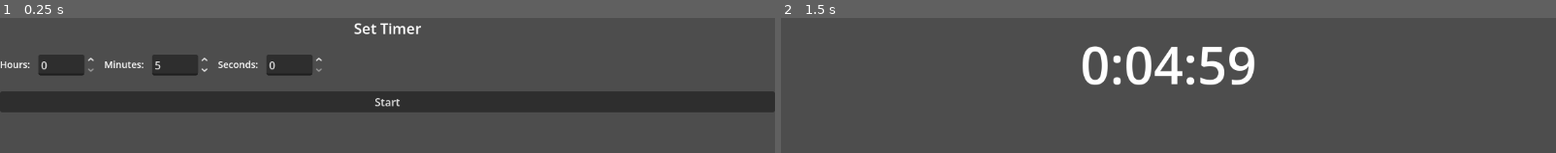
Above: before the commit, frames 1-2 (left to right).
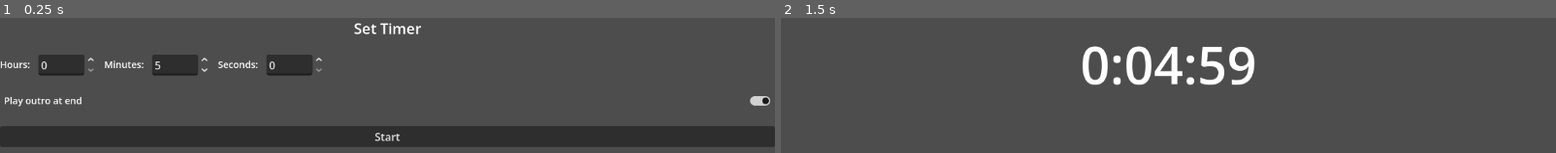
Above: after the commit, the same moments.

Repository: GiaZozula/timer-app
Game: Godot game, scene res://scenes/main.tscn
Two runs of this game, one before a commit and one after it. Both use one fixed random seed, a clock stepped at 60 frames per second and the inputs below.
Inputs:
- Up to frame 1 (0.25 s): no input
- Up to frame 2 (1.5 s): click "Start" at 0.5 s; tap Enter at 1.25 s

The runs differ from the first frame. In frame 1, 31% of the frame differs, in the area x 0-100%, y 54-96%; in frame 2, nothing differs.

Commit message:
add outro toggle and logic to pad the outro (to ensure no overlapping events)

Diff:
--- a/Godot/timer-app/scenes/ui/SetupScreen.tscn
+++ b/Godot/timer-app/scenes/ui/SetupScreen.tscn
@@ -67,6 +67,11 @@
 max_value = 59.0
 value = 0.0
 
+[node name="OutroCheck" type="CheckButton" parent="VBoxContainer"]
+layout_mode = 2
+button_pressed = true
+text = "Play outro at end"
+
 [node name="StartButton" type="Button" parent="VBoxContainer"]
 layout_mode = 2
 text = "Start"
--- a/Godot/timer-app/scripts/core/TimerController.gd
+++ b/Godot/timer-app/scripts/core/TimerController.gd
@@ -5,55 +5,74 @@
 signal outro_start
 signal finished
 
-@export var outro_duration := 10.0  # seconds before end when outro starts
+## Outro length (last N seconds of timer). Defined outside animation data.
+const OUTRO_DURATION := 5.0
+## At this many seconds left we stop scheduling events so we can transition to idle before outro.
+const IDLE_PADDING_BEFORE_OUTRO := 10.0
 
 var total_duration := 0.0
 var start_time_ms := 0
 var running := false
+var outro_enabled := true
 
+var event_min_sec := 0.0
+var event_max_sec := 0.0
 var next_event_time := 0.0
 var outro_started := false
 
 
-func start_timer(duration_seconds: float, event_min: float, event_max: float):
+func start_timer(duration_seconds: float, event_min: float, event_max: float, with_outro: bool = true) -> void:
 	total_duration = duration_seconds
 	start_time_ms = Time.get_ticks_msec()
 	running = true
 	outro_started = false
+	outro_enabled = with_outro
+	event_min_sec = event_min
+	event_max_sec = event_max
 
-	_schedule_next_event(event_min, event_max)
+	_schedule_next_event_if_allowed()
 
 
-func stop_timer():
+func stop_timer() -> void:
 	running = false
 
 
-func _process(_delta):
+func _process(_delta: float) -> void:
 	if not running:
 		return
 
-	var now_ms = Time.get_ticks_msec()
-	var elapsed = (now_ms - start_time_ms) / 1000.0
-	var remaining = max(total_duration - elapsed, 0)
+	var now_ms := Time.get_ticks_msec()
+	var elapsed := (now_ms - start_time_ms) / 1000.0
+	var remaining := maxf(total_duration - elapsed, 0.0)
 
 	emit_signal("tick", remaining)
 
-	# trigger outro
-	if not outro_started and remaining <= outro_duration:
-		outro_started = true
-		emit_signal("outro_start")
+	if outro_enabled:
+		if not outro_started and remaining <= OUTRO_DURATION:
+			outro_started = true
+			emit_signal("outro_start")
+		var in_padding := remaining <= IDLE_PADDING_BEFORE_OUTRO
+		if not in_padding and elapsed >= next_event_time:
+			emit_signal("event_trigger")
+			_schedule_next_event_if_allowed()
+	else:
+		if elapsed >= next_event_time:
+			emit_signal("event_trigger")
+			_schedule_next_event()
 
-	# trigger random event
-	if elapsed >= next_event_time and remaining > outro_duration:
-		emit_signal("event_trigger")
-
-	# finished
-	if remaining <= 0:
+	if remaining <= 0.0:
 		running = false
 		emit_signal("finished")
 
 
-func _schedule_next_event(min_sec: float, max_sec: float):
-	var delay = randf_range(min_sec, max_sec)
-	var elapsed = (Time.get_ticks_msec() - start_time_ms) / 1000.0
+func _schedule_next_event_if_allowed() -> void:
+	var elapsed := (Time.get_ticks_msec() - start_time_ms) / 1000.0
+	var remaining := maxf(total_duration - elapsed, 0.0)
+	if not outro_enabled or remaining > IDLE_PADDING_BEFORE_OUTRO:
+		_schedule_next_event()
+
+
+func _schedule_next_event() -> void:
+	var delay := randf_range(event_min_sec, event_max_sec)
+	var elapsed := (Time.get_ticks_msec() - start_time_ms) / 1000.0
 	next_event_time = elapsed + delay
--- a/Godot/timer-app/scripts/core/main.gd
+++ b/Godot/timer-app/scripts/core/main.gd
@@ -26,14 +26,15 @@
 	setup_screen.visible = true
 
 
-func _on_start_pressed(duration_seconds: float):
+func _on_start_pressed(duration_seconds: float, outro_enabled: bool) -> void:
 	setup_screen.visible = false
 	run_screen.visible = true
 
 	timer_controller.start_timer(
 		duration_seconds,
 		theme_controller.get_event_interval_min(),
-		theme_controller.get_event_interval_max()
+		theme_controller.get_event_interval_max(),
+		outro_enabled
 	)
 
 
--- a/Godot/timer-app/scripts/ui/SetupScreen.gd
+++ b/Godot/timer-app/scripts/ui/SetupScreen.gd
@@ -1,6 +1,6 @@
 extends Control
 
-signal start_pressed(duration_seconds: float)
+signal start_pressed(duration_seconds: float, outro_enabled: bool)
 
 const HOURS_MIN := 0
 const HOURS_MAX := 24
@@ -10,12 +10,15 @@
 const SECONDS_MAX := 59
 const MIN_DURATION_SECONDS := 5.0
 const MAX_DURATION_SECONDS := 24.0 * 3600.0
+## Minimum timer length when outro is on (outro length; defined outside animation data).
+const OUTRO_DURATION_SECONDS := 5.0
 
 var _theme_controller: Node = null
 
 @onready var hours_spinbox = $VBoxContainer/HBoxContainer/HoursSpinBox
 @onready var minutes_spinbox = $VBoxContainer/HBoxContainer/MinutesSpinBox
 @onready var seconds_spinbox = $VBoxContainer/HBoxContainer/SecondsSpinBox
+@onready var outro_check = $VBoxContainer/OutroCheck
 @onready var start_button = $VBoxContainer/StartButton
 @onready var title_label = $VBoxContainer/TitleLabel
 @onready var hours_label = $VBoxContainer/HBoxContainer/HoursLabel
@@ -91,6 +94,7 @@
 	hours_label.add_theme_font_size_override("font_size", int(base_body * scale_factor))
 	minutes_label.add_theme_font_size_override("font_size", int(base_body * scale_factor))
 	seconds_label.add_theme_font_size_override("font_size", int(base_body * scale_factor))
+	outro_check.add_theme_font_size_override("font_size", int(base_body * scale_factor))
 
 
 func _on_start_pressed() -> void:
@@ -103,9 +107,16 @@
 	hours_spinbox.value = hours
 	minutes_spinbox.value = minutes
 	seconds_spinbox.value = seconds
+	var outro_on: bool = outro_check.button_pressed
+	var min_duration: float = OUTRO_DURATION_SECONDS if outro_on else MIN_DURATION_SECONDS
 	if hours == 0.0 and minutes == 0.0 and seconds == 0.0:
-		seconds = MIN_DURATION_SECONDS
-		seconds_spinbox.value = MIN_DURATION_SECONDS
+		seconds = min_duration
+		seconds_spinbox.value = min_duration
 	var total: float = hours * 3600.0 + minutes * 60.0 + seconds
-	var clamped := clampf(total, MIN_DURATION_SECONDS, MAX_DURATION_SECONDS)
-	emit_signal("start_pressed", clamped)
+	var clamped := clampf(total, min_duration, MAX_DURATION_SECONDS)
+	if outro_on and clamped < OUTRO_DURATION_SECONDS:
+		clamped = OUTRO_DURATION_SECONDS
+		seconds_spinbox.value = OUTRO_DURATION_SECONDS
+		minutes_spinbox.value = 0.0
+		hours_spinbox.value = 0.0
+	emit_signal("start_pressed", clamped, outro_on)
